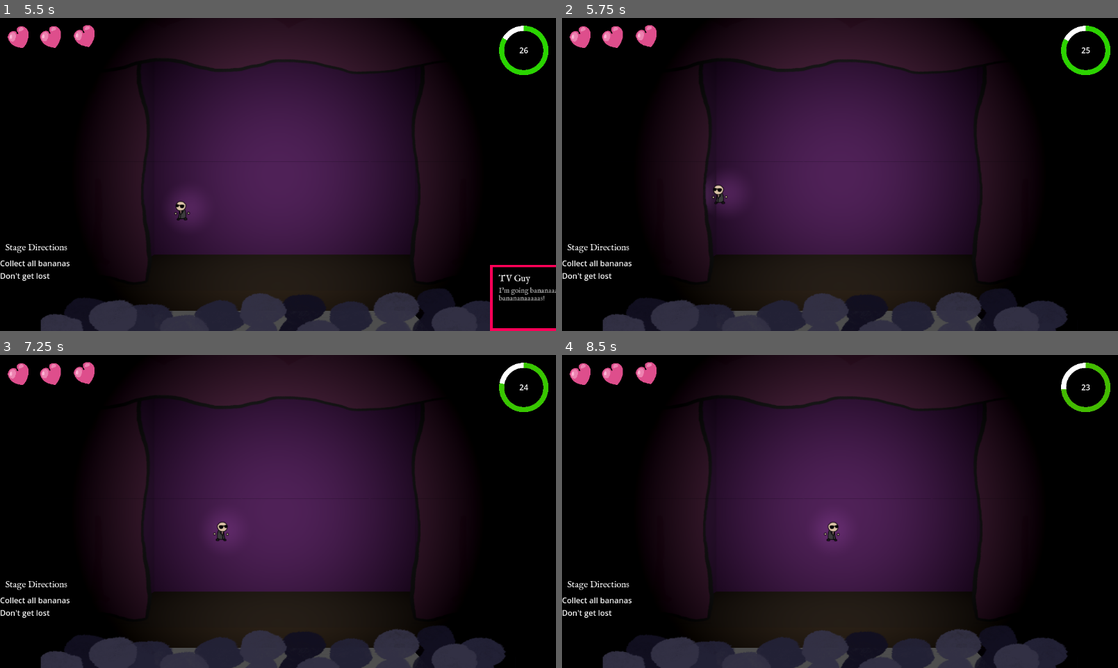
Above: before the commit, frames 1-4 (two rows, left to right).
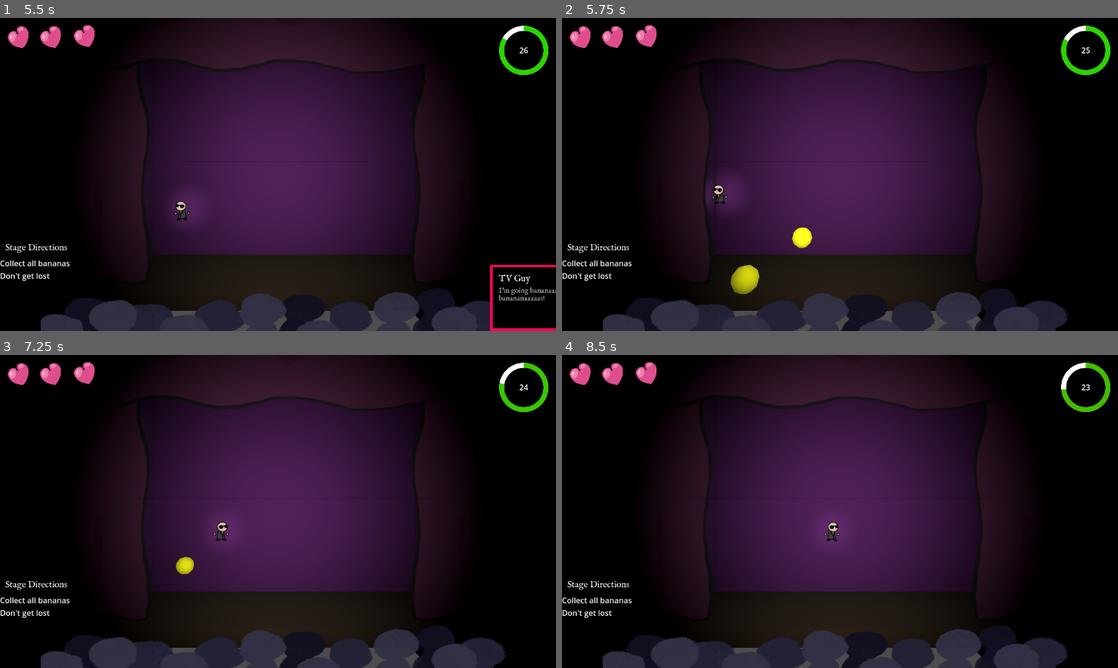
Above: after the commit, the same moments.

Repository: Dolphcode/ggj-2024
Game: Godot game, scene res://start_menu.tscn
Same seed, same stepped clock (60 frames per second), same inputs: the game is played once before the commit and once after it. The engine's default icon, where the game draws it, is replaced by a stand-in: a white triangle on a blue panel in a dark square.
Inputs:
- Up to frame 1 (5.5 s): click "Start" at 0.5 s; tap Enter at 1.25 s; hold D (right) 1.28-2.03 s; tap Space (jump) at 1.52, 2.27, 2.75, 3.77, 4.52, 5.27 s; hold Down (ui_down) 2.03-2.78 s; hold D (right) 2.78-3.53 s; hold Up (ui_up) 3.53-4.28 s; hold A (left) from 4.28 s (still down)
- Up to frame 2 (5.75 s): keep holding A (left)
- Up to frame 3 (7.25 s): release A (left) at 5.78 s; hold Down (ui_down) 5.78-6.53 s; tap Enter at 6.5 s; hold D (right) from 6.53 s (still down); tap Space (jump) at 6.77 s
- Up to frame 4 (8.5 s): release D (right) at 7.28 s; hold Up (ui_up) 7.28-8.03 s; tap Space (jump) at 7.52, 8, 8.27 s; hold D (right) from 8.03 s (still down)

Frame 1 is identical in both runs. In frame 2, 0.6% of the frame differs, in the area x 30-45%, y 66-89%; in frame 3, 0.1%; in frame 4, less than 0.1%.
Error in both runs: Attempt to call function 'get_as_text' in base 'null instance' on a null instance. (res://Scripts/Levels/stage_base.gd:30)

Commit message:
Added basic projectiles from crowd

Diff:
--- /dev/null
+++ b/Scenes/Environment/Lobber/object_lobber.tscn
@@ -0,0 +1,14 @@
+[gd_scene load_steps=3 format=3 uid="uid://dkn75v3agwkpt"]
+
+[ext_resource type="Script" path="res://Scripts/Environment/Lobbing/object_lobber.gd" id="1_nbrv5"]
+[ext_resource type="PackedScene" uid="uid://bdoak84vr7p62" path="res://Scenes/Environment/Lobber/projectiles.tscn" id="2_5kc2u"]
+
+[node name="ObjectLobber" type="Node3D"]
+transform = Transform3D(1, 0, 0, 0, 1, 0, 0, 0, 1, 0, 0, 7.38689)
+script = ExtResource("1_nbrv5")
+projectile = ExtResource("2_5kc2u")
+
+[node name="ProjectileLobTimer" type="Timer" parent="."]
+wait_time = 10.0
+
+[connection signal="timeout" from="ProjectileLobTimer" to="." method="_on_projectile_lob_timer_timeout"]
--- /dev/null
+++ b/Scenes/Environment/Lobber/projectiles.tscn
@@ -0,0 +1,28 @@
+[gd_scene load_steps=5 format=3 uid="uid://bdoak84vr7p62"]
+
+[ext_resource type="Script" path="res://Scripts/Environment/Lobbing/simple_projectile_3d.gd" id="1_ftcx0"]
+
+[sub_resource type="StandardMaterial3D" id="StandardMaterial3D_h4c6e"]
+albedo_color = Color(1, 1, 0, 1)
+
+[sub_resource type="SphereShape3D" id="SphereShape3D_2nfdg"]
+
+[sub_resource type="SphereShape3D" id="SphereShape3D_fbxqk"]
+
+[node name="CharacterBody3D" type="CharacterBody3D"]
+collision_layer = 4
+collision_mask = 0
+script = ExtResource("1_ftcx0")
+
+[node name="CSGSphere3D" type="CSGSphere3D" parent="."]
+material = SubResource("StandardMaterial3D_h4c6e")
+
+[node name="CollisionShape3D" type="CollisionShape3D" parent="."]
+shape = SubResource("SphereShape3D_2nfdg")
+
+[node name="Area3D" type="Area3D" parent="."]
+collision_layer = 4
+collision_mask = 6
+
+[node name="CollisionShape3D" type="CollisionShape3D" parent="Area3D"]
+shape = SubResource("SphereShape3D_fbxqk")
--- a/Scenes/game.tscn
+++ b/Scenes/game.tscn
@@ -1,10 +1,11 @@
-[gd_scene load_steps=29 format=3 uid="uid://5qid108f1ska"]
+[gd_scene load_steps=30 format=3 uid="uid://5qid108f1ska"]
 
 [ext_resource type="PackedScene" uid="uid://bwneut6qlhu4b" path="res://Scenes/stage.tscn" id="1_gxsmk"]
 [ext_resource type="Texture2D" uid="uid://64xdi55ithqq" path="res://Assets/Sprites/Left_Curtain.png" id="2_khx6x"]
 [ext_resource type="Texture2D" uid="uid://c6ti0oshm7cj8" path="res://Assets/Sprites/Right_Curtain.png" id="3_j5kwj"]
 [ext_resource type="Texture2D" uid="uid://4frpgw4qpx1a" path="res://Assets/Sprites/CurtainTop.png" id="4_hfyyo"]
 [ext_resource type="PackedScene" uid="uid://chy1hd81v6r8y" path="res://Scenes/Environment/stage_platform.tscn" id="4_hrlmn"]
+[ext_resource type="PackedScene" uid="uid://dkn75v3agwkpt" path="res://Scenes/Environment/Lobber/object_lobber.tscn" id="5_h6dij"]
 [ext_resource type="Script" path="res://Scripts/Levels/level_loader.gd" id="5_kgk5b"]
 [ext_resource type="Script" path="res://Scripts/UI/heart_container.gd" id="6_6tgbd"]
 [ext_resource type="PackedScene" uid="uid://la3al4wownf8" path="res://Scenes/player.tscn" id="6_txnew"]
@@ -115,7 +116,7 @@
 alpha_cut = 2
 texture = ExtResource("3_j5kwj")
 
-[node name="RightCurtain2" type="Sprite3D" parent="Stage"]
+[node name="TopCurtain" type="Sprite3D" parent="Stage"]
 transform = Transform3D(0.8, 0, 0, 0, 0.949433, 0, 0, 0, 0.8, 0.420013, 5.56571, 4.04057)
 modulate = Color(0.517647, 0.517647, 0.517647, 1)
 shaded = true
@@ -126,6 +127,36 @@
 libraries = {
 "": SubResource("AnimationLibrary_kya12")
 }
+
+[node name="ObjectLobber" parent="Stage" node_paths=PackedStringArray("player_ref") instance=ExtResource("5_h6dij")]
+transform = Transform3D(1, 0, 0, 0, 1, 0, 0, 0, 1, 0, 0, 9.23361)
+player_ref = NodePath("../../StagePlatform/Player")
+time_max = 4.0
+time_min = 10.0
+
+[node name="ObjectLobber3" parent="Stage" node_paths=PackedStringArray("player_ref") instance=ExtResource("5_h6dij")]
+transform = Transform3D(1, 0, 0, 0, 1, 0, 0, 0, 1, -1.31991, 0, 9.23361)
+player_ref = NodePath("../../StagePlatform/Player")
+time_max = 4.0
+time_min = 10.0
+
+[node name="ObjectLobber4" parent="Stage" node_paths=PackedStringArray("player_ref") instance=ExtResource("5_h6dij")]
+transform = Transform3D(1, 0, 0, 0, 1, 0, 0, 0, 1, -2.63981, 0, 9.23361)
+player_ref = NodePath("../../StagePlatform/Player")
+time_max = 4.0
+time_min = 10.0
+
+[node name="ObjectLobber2" parent="Stage" node_paths=PackedStringArray("player_ref") instance=ExtResource("5_h6dij")]
+transform = Transform3D(1, 0, 0, 0, 1, 0, 0, 0, 1, 1.31991, 0, 9.23361)
+player_ref = NodePath("../../StagePlatform/Player")
+time_max = 4.0
+time_min = 10.0
+
+[node name="ObjectLobber5" parent="Stage" node_paths=PackedStringArray("player_ref") instance=ExtResource("5_h6dij")]
+transform = Transform3D(1, 0, 0, 0, 1, 0, 0, 0, 1, 2.63981, 0, 9.23361)
+player_ref = NodePath("../../StagePlatform/Player")
+time_max = 4.0
+time_min = 10.0
 
 [node name="LeftWall" parent="." instance=ExtResource("12_6ev3m")]
 transform = Transform3D(20, 0, 0, 0, 20, 0, 0, 0, 20, -19.4855, 4.75245, -17.495)
--- /dev/null
+++ b/Scripts/Environment/Lobbing/object_lobber.gd
@@ -0,0 +1,30 @@
+extends Node3D
+
+@export var projectile = Resource
+@export var player_ref = Player
+@export var time_max: float
+@export var time_min: float
+
+var projectile_timer
+
+# Called when the node enters the scene tree for the first time.
+func _ready():
+	projectile_timer = get_child(0) as Timer
+	projectile_timer.wait_time = randf_range(time_min, time_max)
+	projectile_timer.start()
+
+func _process(delta):
+	if LevelTransitionChecker.transitioning:
+		projectile_timer.paused = true
+	else:
+		projectile_timer.paused = false
+
+func _on_projectile_lob_timer_timeout():
+	projectile_timer.stop()
+	projectile_timer.wait_time = randf_range(time_min, time_max)
+	projectile_timer.start()
+	if (abs(player_ref.global_position.y - global_position.y) > 1.0):
+		var proj = projectile.instantiate()
+		get_tree().root.get_node("Game").add_child(proj)
+		proj.position = global_position
+		proj.lob(player_ref)
--- /dev/null
+++ b/Scripts/Environment/Lobbing/simple_projectile_3d.gd
@@ -0,0 +1,30 @@
+class_name SimpleProjectile3D
+extends CharacterBody3D
+
+var gravity = ProjectSettings.get_setting("physics/3d/default_gravity")
+
+# Called every frame. 'delta' is the elapsed time since the previous frame.
+func _physics_process(delta):
+	if LevelTransitionChecker.transitioning:
+		return
+
+	velocity += delta * Vector3(0, -gravity, 0)
+	move_and_slide()
+
+func lob(target):
+	var t_pos = target.global_position
+	var pos = global_position
+
+	var to_target = Vector2(t_pos.x - pos.x, t_pos.z - pos.z)
+	var planar_distance = to_target.length()
+
+	var y_distance = t_pos.y - pos.y
+
+	var planar_speed = planar_distance * sqrt(gravity / (2.0 * y_distance))
+	var y_speed = sqrt(2.0 * y_distance * gravity)
+
+	var to_target_velocity = to_target.normalized() * planar_speed
+
+	var velocity_vector = Vector3(to_target_velocity.x, y_speed, to_target_velocity.y)
+
+	velocity = velocity_vector
